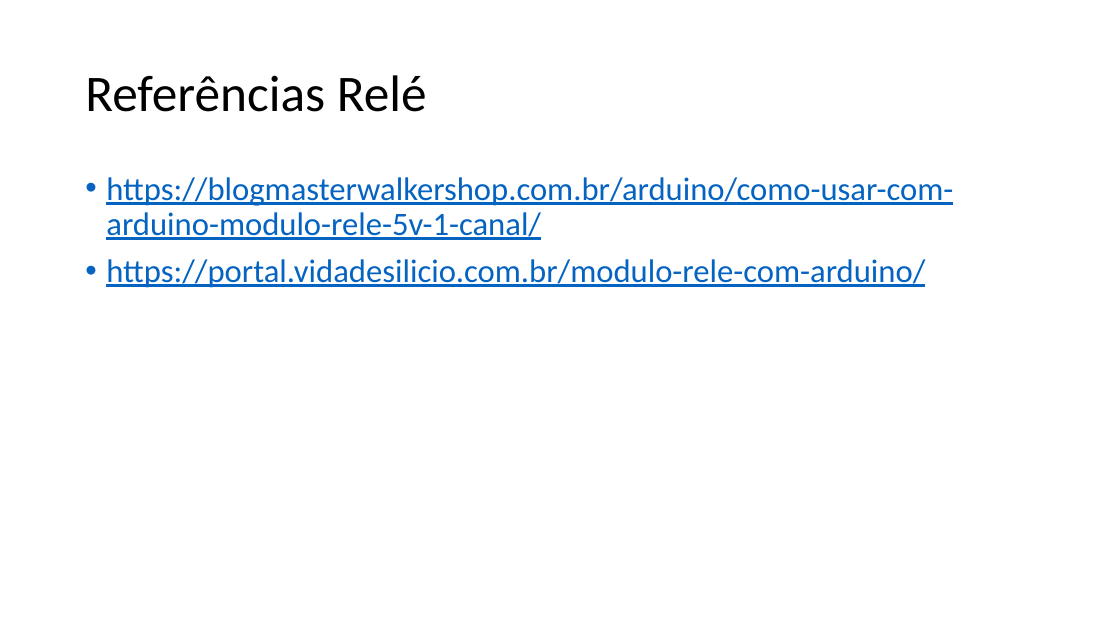
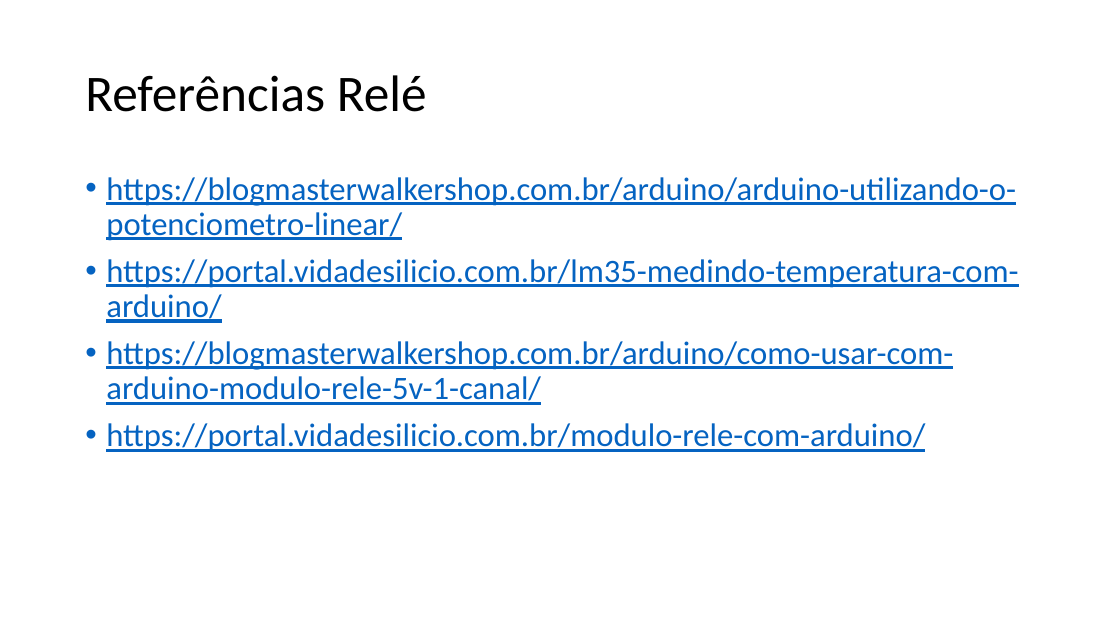
Before and after one commit to salmo-jr/public-slides, a slide deck: slide 43 of arduino-bluetooth.pptx (slide 34 before the commit). Drawn at 1120x630 pixels with LibreOffice and Linux fonts; fonts in the diff are those of the drawing. Boxes give left, top, right and bottom in pixels: in the first picture for what was removed or moved away, otherwise in the second. Text is boxed around its words. In the diff, an @@ line names an element or a change of style, - is before the commit and + after.

Commit message:
inserção de slides de experimento com potenciômetro e referências para o sensor de temperatura LM35

```diff
--- a/arduino-bluetooth.pptx
+++ b/arduino-bluetooth.pptx
@@ text at box(106, 177, 1018, 323): paragraphs added @@
+• https://blogmasterwalkershop.com.br/arduino/arduino-utilizando-o-potenciometro-linear/
+• https://portal.vidadesilicio.com.br/lm35-medindo-temperatura-com-arduino/
```
Also in this commit, not shown: 9 slides added, 1 other file.
